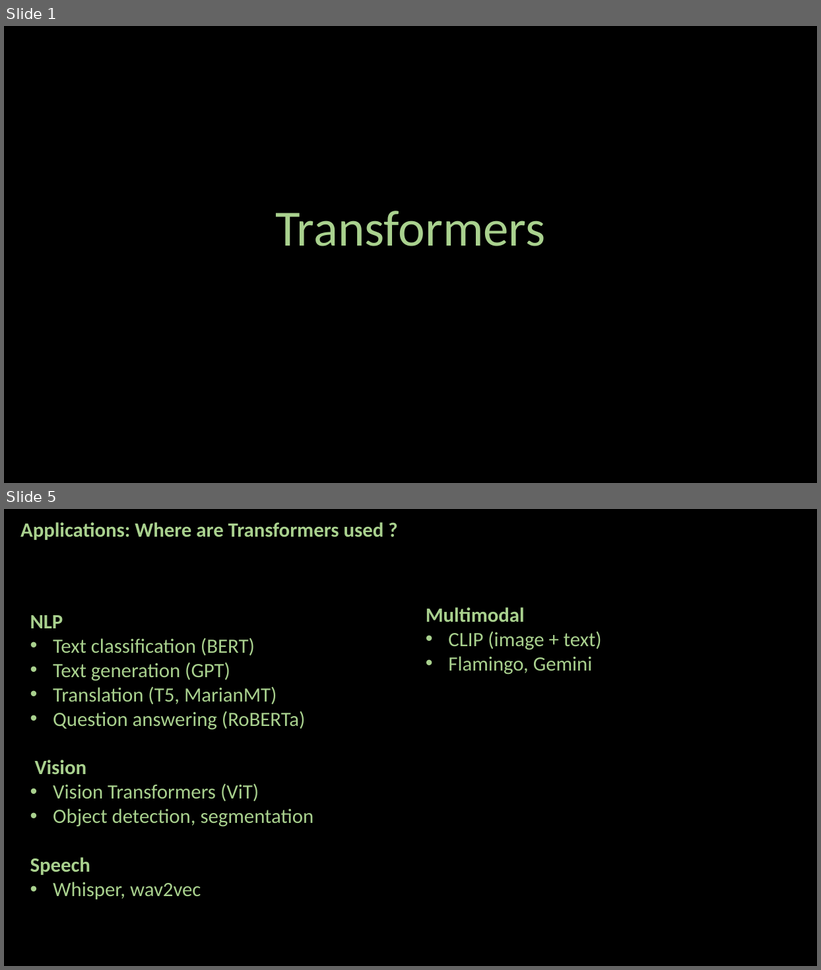
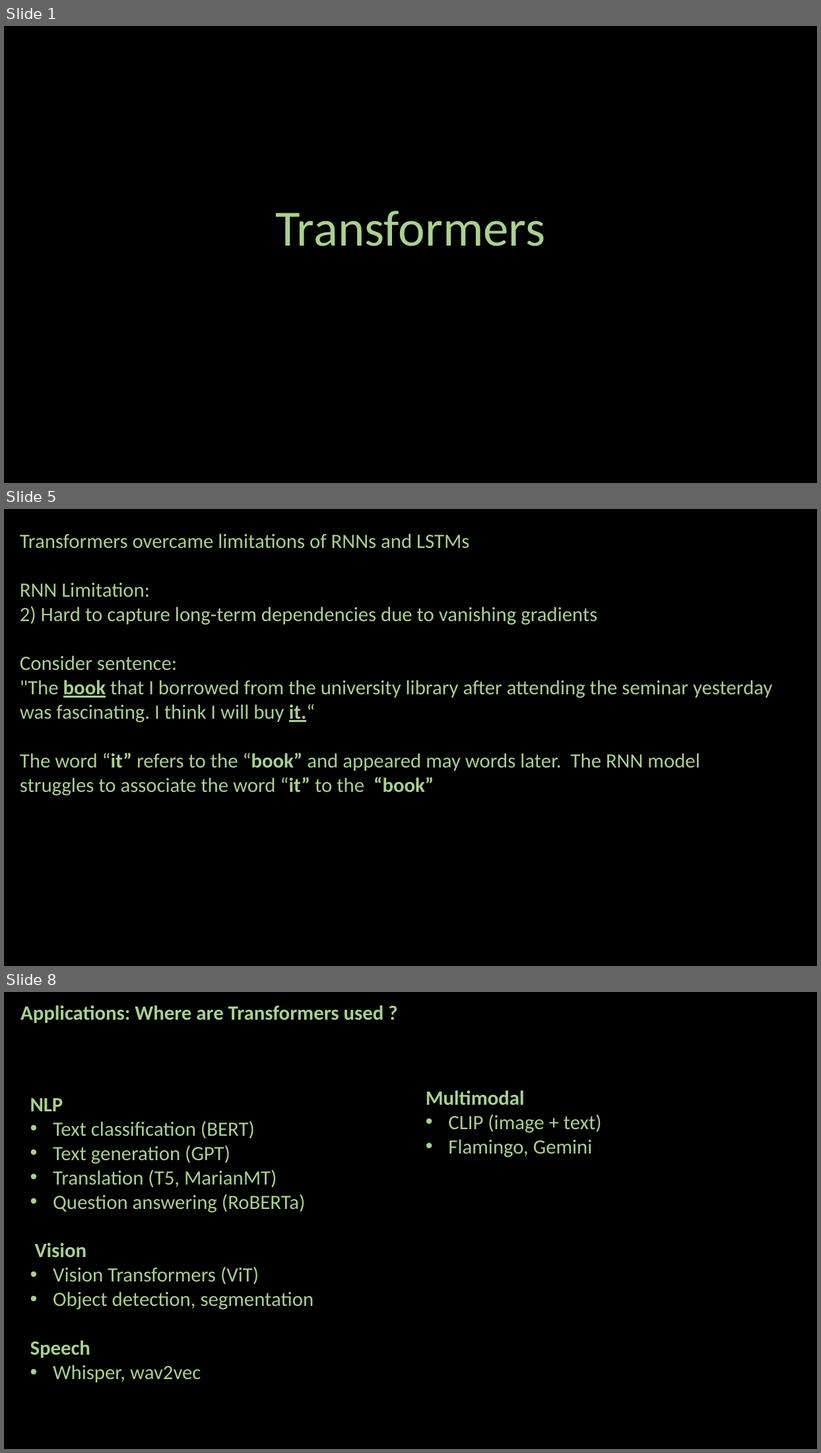
Before and after one commit to ash322ash422/youtube, a slide deck: deep_learning/4_transformers_deploy/modern_NLP_transformers_intro/1_transformers.pptx. Shown one above the other, each under a label of ours: slides 1 and 5 before the commit, slides 1, 5 and 8 after it; the slides between them are not shown. The pictures are 821x970 and 821x1453 pixels, drawn with LibreOffice and Linux fonts; fonts in the diff are those of the drawing; background and template pictures are left out. Boxes give left, top, right and bottom in pixels: in the first picture for what was removed or moved away, otherwise in the second. Text is boxed around its words. In the diff, an @@ line names an element or a change of style, - is before the commit and + after.

```diff
--- a/deep_learning/4_transformers_deploy/modern_NLP_transformers_intro/1_transformers.pptx
+++ b/deep_learning/4_transformers_deploy/modern_NLP_transformers_intro/1_transformers.pptx
@@ slide 5 added at [4, 509, 817, 966], background #000000 @@
@@ text added at [20, 533, 773, 796], 24 pt, text #A9D18E @@
+Transformers overcame limitations of RNNs and LSTMs
+RNN Limitation:
+2) Hard to capture long-term dependencies due to vanishing gradients
+Consider sentence:
+"The book that I borrowed from the university library after attending the seminar yesterday was fascinating. I think I will buy it.“
+The word “it” refers to the “book” and appeared may words later. The RNN model struggles to associate the word “it” to the “book”
@@ what was slide 5 is now slide 8 @@
```
Also in this commit, not shown: 3 slides changed, 2 other slides added, 23 other files.
